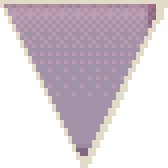
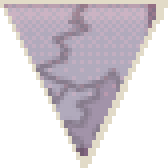
Revision of a layered (168, 168) image; what changed, layer by layer:
added layer "Traingle Broken" (25%) above "Triangle" over [4, 4, 156, 156]
